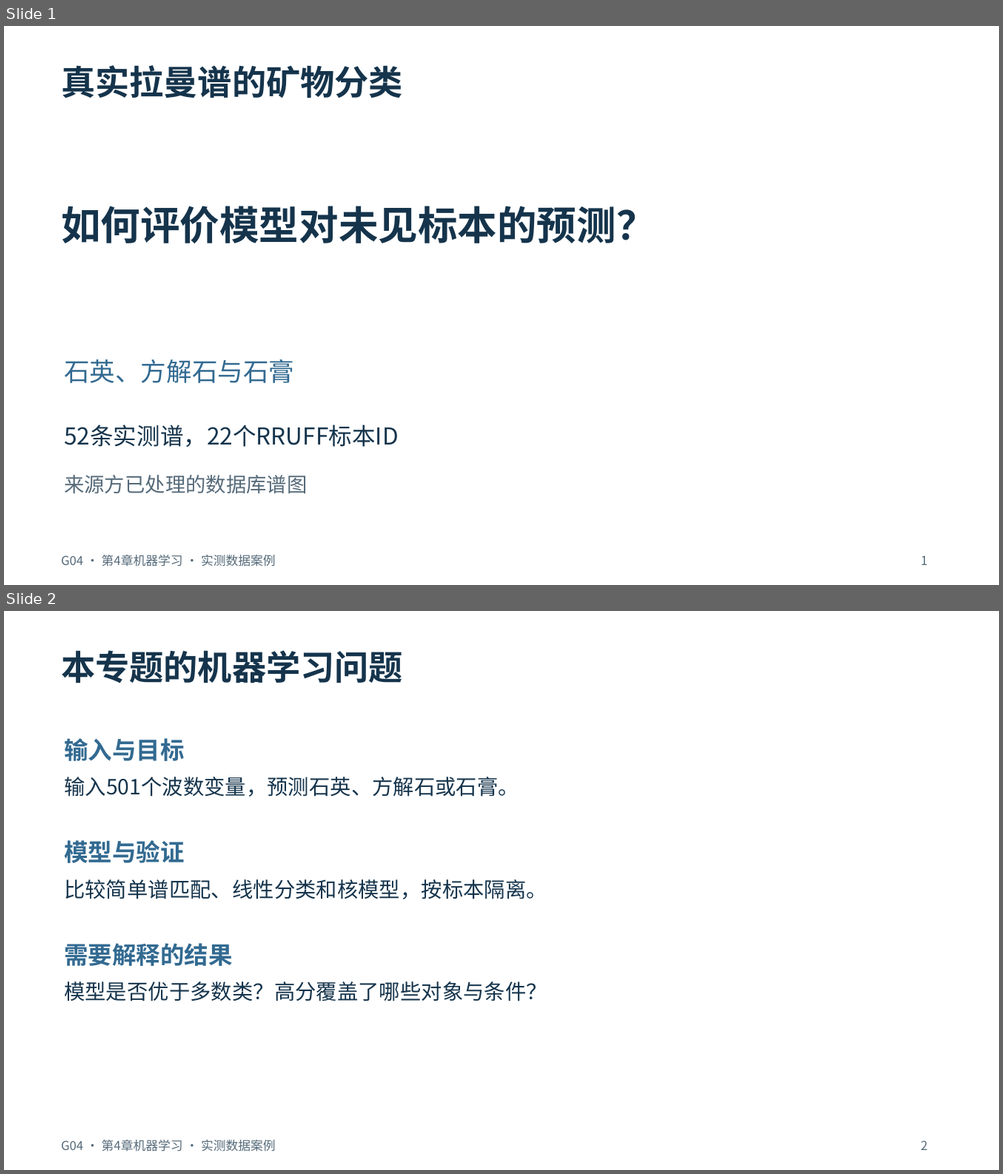
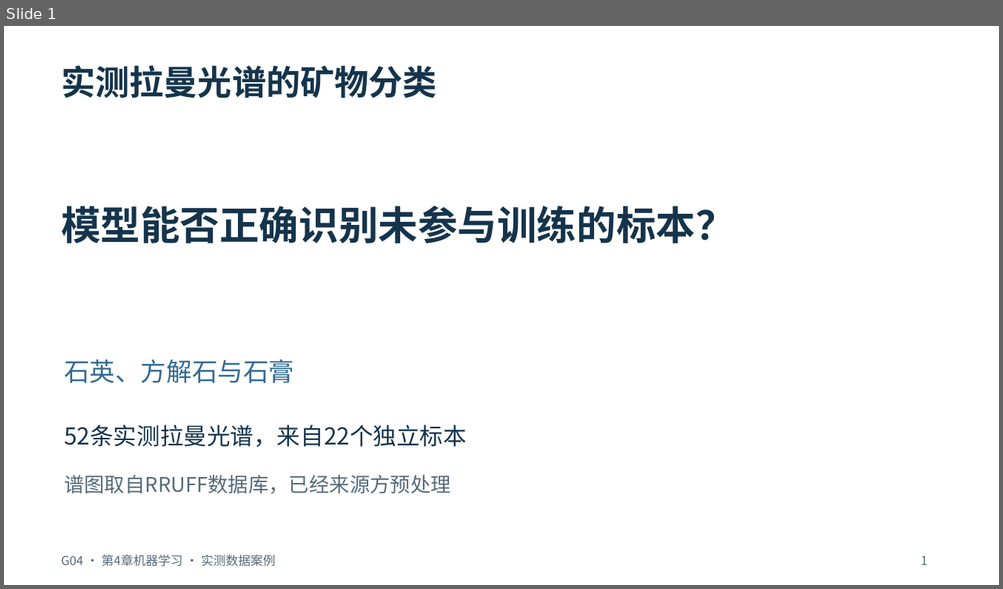
Before and after one commit to hachimi-rabbit/intelligent-analytical-chemistry, a slide deck: resources/annual/2026-2027/student-reports/ch04/G04-Raman-Real-Report.pptx. Shown one above the other, each under a label of ours: slides 1 and 2 before the commit, slide 1 after it. The pictures are 1003x1174 and 1003x589 pixels, drawn with LibreOffice and Linux fonts; fonts in the diff are those of the drawing. Boxes give left, top, right and bottom in pixels: in the first picture for what was removed or moved away, otherwise in the second. Text is boxed around its words. In the diff, an @@ line names an element or a change of style, - is before the commit and + after.

```diff
--- a/resources/annual/2026-2027/student-reports/ch04/G04-Raman-Real-Report.pptx
+++ b/resources/annual/2026-2027/student-reports/ch04/G04-Raman-Real-Report.pptx
@@ slide 2 removed at (4,611,999,1170), background #FFFFFF @@
@@ text removed at (61,650,403,684) @@
-本专题的机器学习问题
@@ text removed at (64,738,185,761) @@
-输入与目标
@@ text removed at (64,777,519,797) @@
-输入501个波数变量，预测石英、方解石或石膏。
@@ text removed at (64,840,185,863) @@
-模型与验证
@@ text removed at (64,880,547,900) @@
-比较简单谱匹配、线性分类和核模型，按标本隔离。
@@ text removed at (64,943,233,966) @@
-需要解释的结果
@@ text removed at (64,982,547,1002) @@
-模型是否优于多数类？高分覆盖了哪些对象与条件？
@@ text removed at (61,1140,276,1152) @@
-G04 · 第4章机器学习 · 实测数据案例
@@ text removed at (920,1141,927,1150) @@
-2
@@ slide 1 changed as well @@
@@ text at (61,65,437,98): text changed @@
-真实拉曼谱的矿物分类
+实测拉曼光谱的矿物分类
@@ text at (61,206,735,244): text changed @@
-如何评价模型对未见标本的预测？
+模型能否正确识别未参与训练的标本？
@@ text at (64,425,466,447): text changed @@
-52条实测谱，22个RRUFF标本ID
+52条实测拉曼光谱，来自22个独立标本
@@ text at (64,475,451,494): text changed @@
-来源方已处理的数据库谱图
+谱图取自RRUFF数据库，已经来源方预处理
```
Also in this commit, not shown: 9 other slides changed, 2 slides added, 1 other slide removed, 5 other files.
